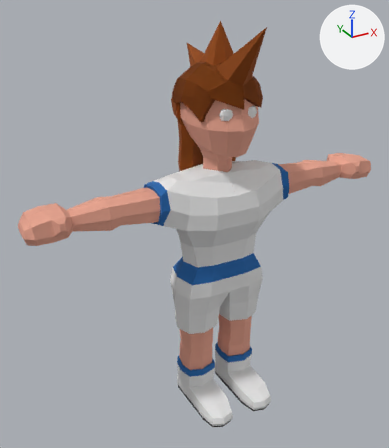
Two versions of the glTF model public/models/player/player.glb, one commit apart.
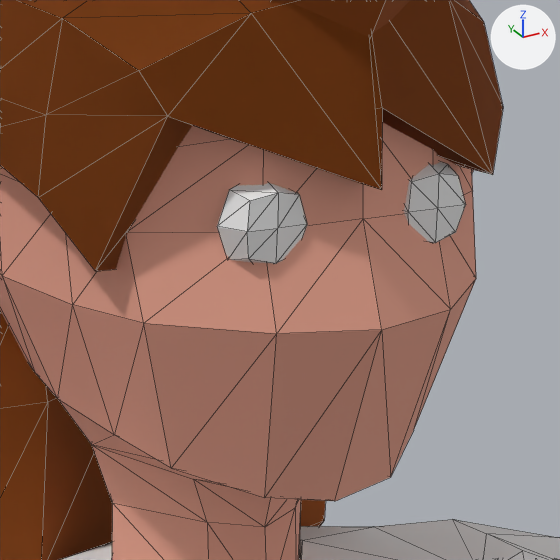
Each version is shown whole from a camera (50 mm lens) standing at (-4.74, -7.77, 7.64) and looking at (-0.36, 0.19, 3.66), then close up on the part from 48% to 70% of the width and 18% to 37% of the height. Lighting does not change. The marker at upper right points along +X, +Y and +Z. The close-ups show mesh edges as thin lines. Vertices at the same position are counted once.

The older version as bpy lines, for what is in view:
```python
me_body = bpy.data.meshes.new('Body')
me_body.from_pydata(...)  # 506 vertices, 1014 faces; spans x -3.48..3.48, y -1.18..0.79, z 0.0..6.51
me_body.materials.append(mat_skin)  # beige #e7a48e
me_eyes = bpy.data.meshes.new('Eyes')
me_eyes.from_pydata(...)  # 34 vertices, 48 faces; spans x -0.346..0.345, y -0.673..-0.587, z 5.685..5.917
me_eyes.materials.append(mat_eyes)  # white #ececec
me_hairshorts = bpy.data.meshes.new('HairShorts')
me_hairshorts.from_pydata(...)  # 103 vertices, 176 faces; spans x -0.71..0.71, y -0.78..0.84, z 5.21..6.59
me_hairshorts.materials.append(mat_hair)  # brown #93480a
ob_body = bpy.data.objects.new('Body', me_body)
ob_body.location = (0.0, 0.0, 0.0)
ob_eyes = bpy.data.objects.new('Eyes', me_eyes)
ob_eyes.location = (0.0, 0.0, 0.0)
ob_hairshort = bpy.data.objects.new('HairShort', me_hairshorts)
ob_hairshort.location = (0.0, 0.0, 0.0)
# also in view: 'ArmorShirt' at (0.0, -0.08, 3.92); 'HairPunk' at (0.0, -0.06, 6.58); 'HairLong' at (0.0, 0.07, 5.39)
```
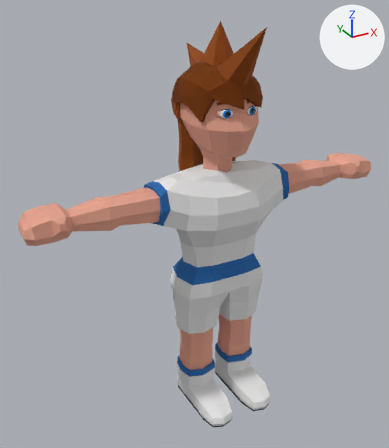
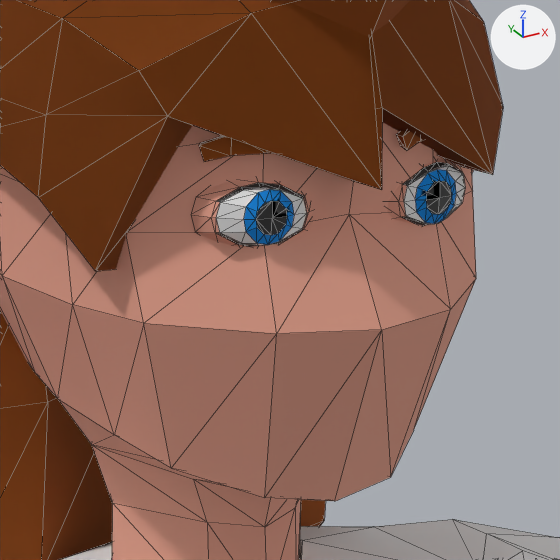
Commit message: feat: eyes, eyebrows

Location of each change, (x1, y1, x2, y2) in pixels of the close-ups (560 x 560 px; the box of a moved part takes in the faces that stretch with it):
'Eyes', reshaped
    before: (217, 162, 466, 264)
    after: (191, 157, 465, 247)
'Eyebrows', added (brown)
    after: (199, 131, 423, 162)
part 1 of me_body, moved or reshaped
    before: (267, 140, 450, 334)
    after: (264, 140, 450, 334)
part 2 of me_eyes, rebuilt
    before: (404, 162, 466, 243)
    after: (387, 157, 465, 226)
part 3 of me_eyes, rebuilt
    before: (217, 183, 307, 264)
    after: (191, 179, 313, 247)

Patch to the scene script:
```diff
--- a/public/models/player/player.glb.py
+++ b/public/models/player/player.glb.py
@@ mat_eyesblack @@
+mat_eyesblack = principled_material('EyesBlack')
+mat_eyesblack.base_color = (0.0265, 0.0265, 0.0265)  # black #2d2d2d
@@ mat_eyescolor @@
+mat_eyescolor = principled_material('EyesColor')
+mat_eyescolor.base_color = (0.00296, 0.258, 0.801)  # blue #0a8be7
+mat_eyescolor.roughness = 1.0
@@ me_body @@
 me_body.from_pydata(...)  # 506 vertices, 1014 faces; spans x -3.48..3.48, y -1.18..0.79, z 0.0..6.51
 # used by ob_body; location = (0.0, 0.0, 0.0)
-me_body.vertices[147].co = (0.0, -0.69, 5.8)  # pixel (363, 218)
+# me_body part 1
+me_body.vertices[147].co = (0.0, -0.63, 5.8)  # pixel (349, 214)
 me_body.materials.append(mat_skin)
@@ me_eyes @@
 # used by ob_eyes; location = (0.0, 0.0, 0.0)
-me_eyes.from_pydata(...)  # 34 vertices, 48 faces; spans x -0.346..0.345, y -0.673..-0.587, z 5.685..5.917
+me_eyes.from_pydata(...)  # 122 vertices, 216 faces; spans x -0.386..0.385, y -0.667..-0.532, z 5.703..5.945
+# me_eyes part 2: the loose piece of 17 vertices spanning x 0.113..0.345, y -0.673..-0.587, z 5.685..5.917 is rebuilt with 61 vertices and now spans x 0.084..0.385, y -0.667..-0.532, z 5.703..5.945
+# me_eyes part 3: the loose piece of 17 vertices spanning x -0.346..-0.114, y -0.673..-0.587, z 5.685..5.917 is rebuilt with 61 vertices and now spans x -0.386..-0.084, y -0.667..-0.532, z 5.703..5.945
 me_eyes.materials.append(mat_eyes)
+me_eyes.materials.append(mat_eyescolor)  # blue #0a8be7
+me_eyes.materials.append(mat_eyesblack)  # black #2d2d2d
+me_eyes.materials.append(mat_skin)  # beige #e7a48e
@@ me_eyebrows @@
+me_eyebrows.from_pydata(...)  # 40 vertices, 56 faces; spans x -0.377..0.377, y -0.692..-0.527, z 5.949..6.024
+me_eyebrows.materials.append(mat_hair)  # brown #93480a
@@ ob_eyebrows @@
+ob_eyebrows = bpy.data.objects.new('Eyebrows', me_eyebrows)
+ob_eyebrows.location = (0.0, 0.0, 0.0)
```
